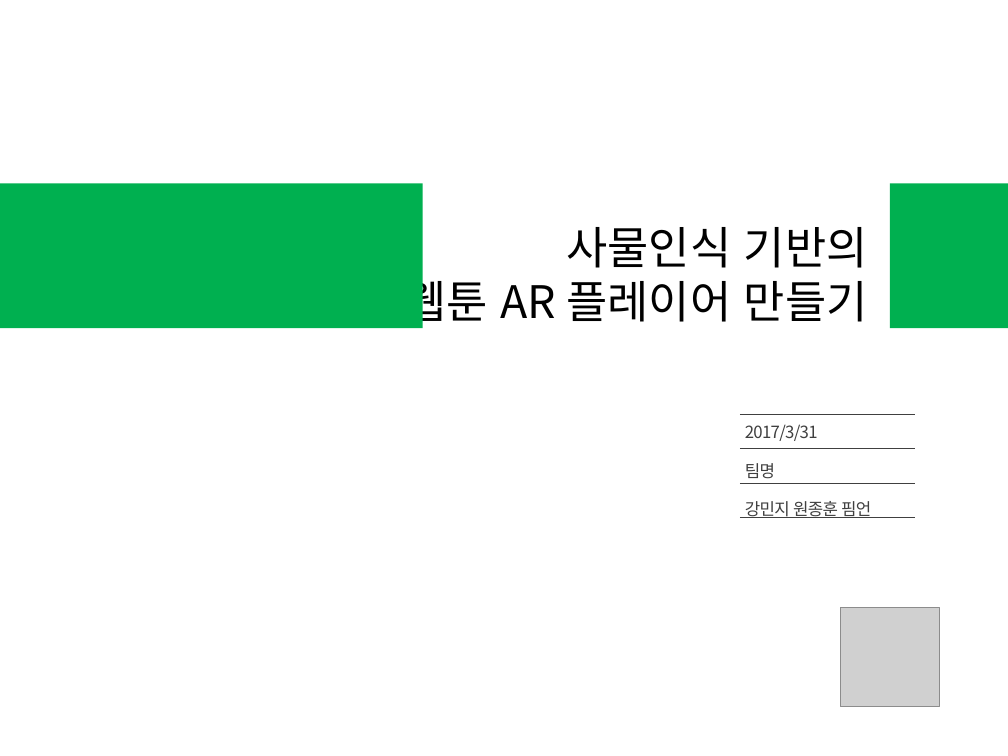
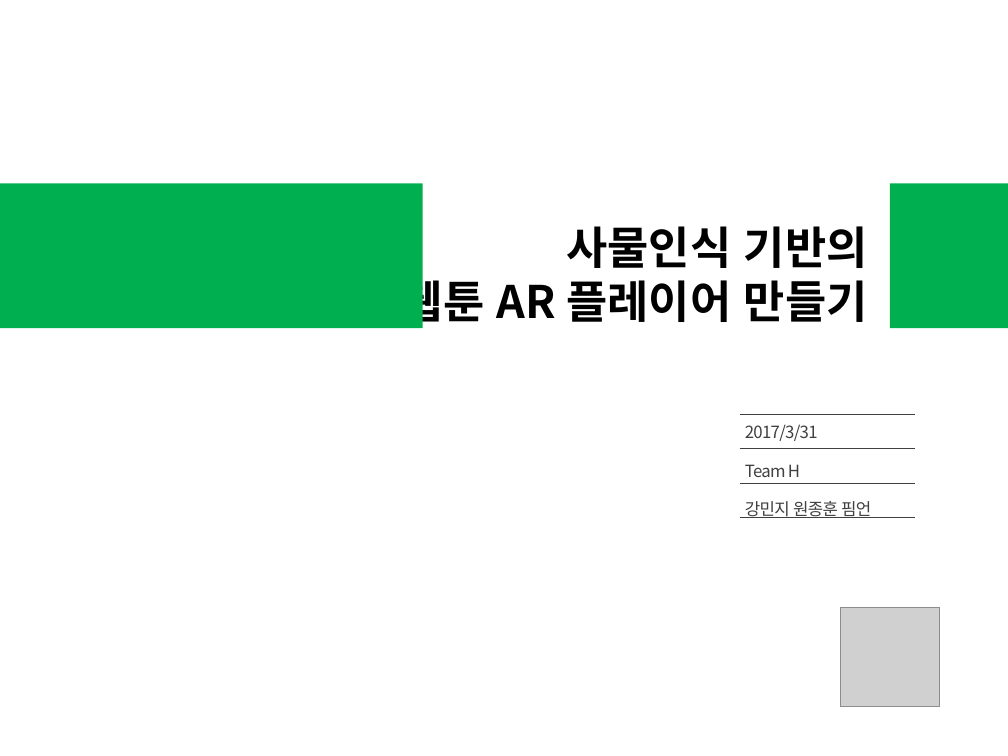
Before and after one commit to Jamjomjara/snu-artoon, a slide deck: slide 1 of artoon-spec.pptx. Drawn at 1008x756 pixels with LibreOffice and Linux fonts; fonts in the diff are those of the drawing; grey boxes stand for pictures. Boxes give left, top, right and bottom in pixels: in the first picture for what was removed or moved away, otherwise in the second. Text is boxed around its words. In the diff, an @@ line names an element or a change of style, - is before the commit and + after.

```diff
--- a/artoon-spec.pptx
+++ b/artoon-spec.pptx
@@ title "사물인식 기반의 웹툰 AR 플레이어 ..." at (402,226,868,329): bold on @@
@@ subtitle at (745,464,800,477): text changed @@
-팀명
+Team H
```
Also in this commit, not shown: 16 other slides changed, 1 slide added, 1 slide removed.
